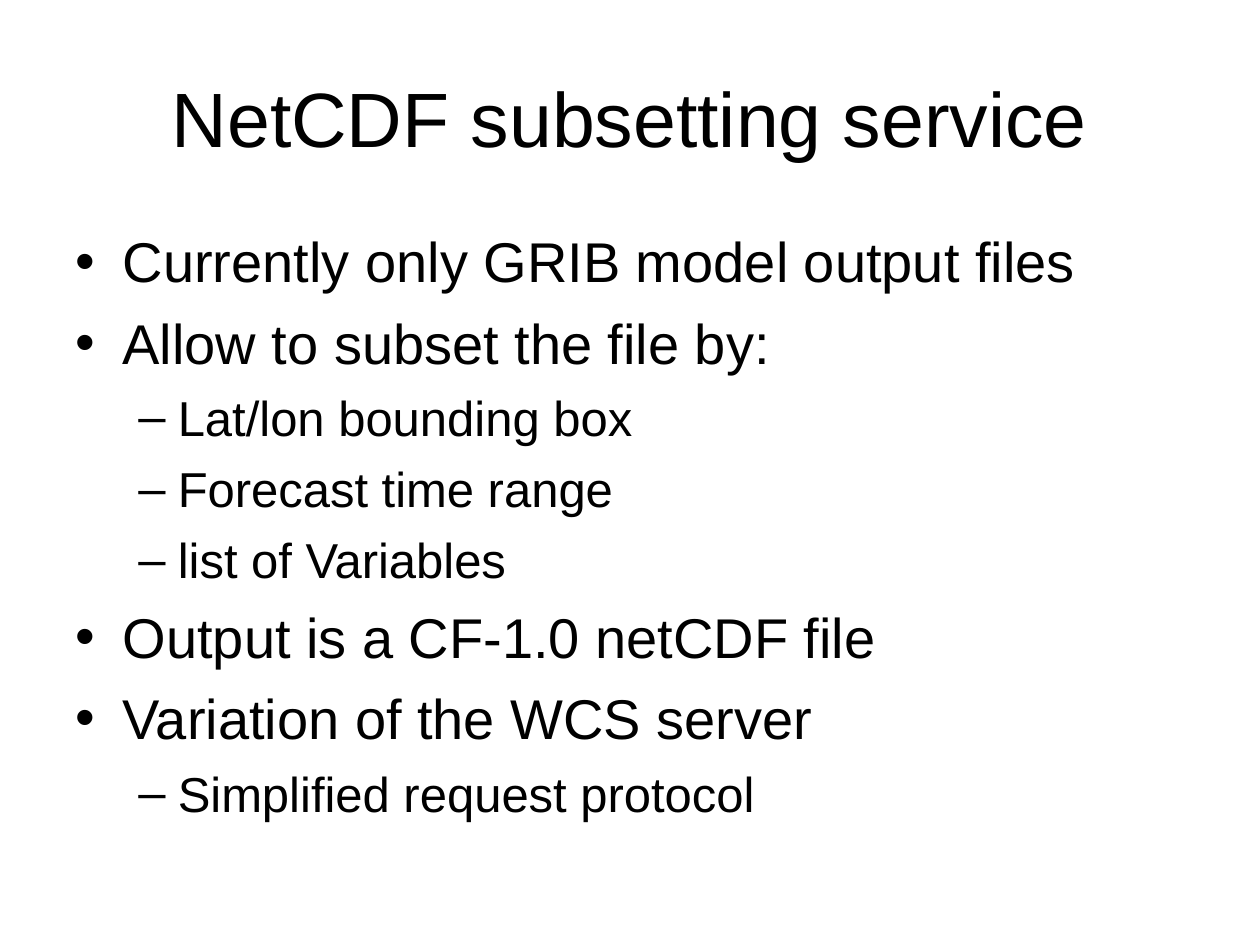
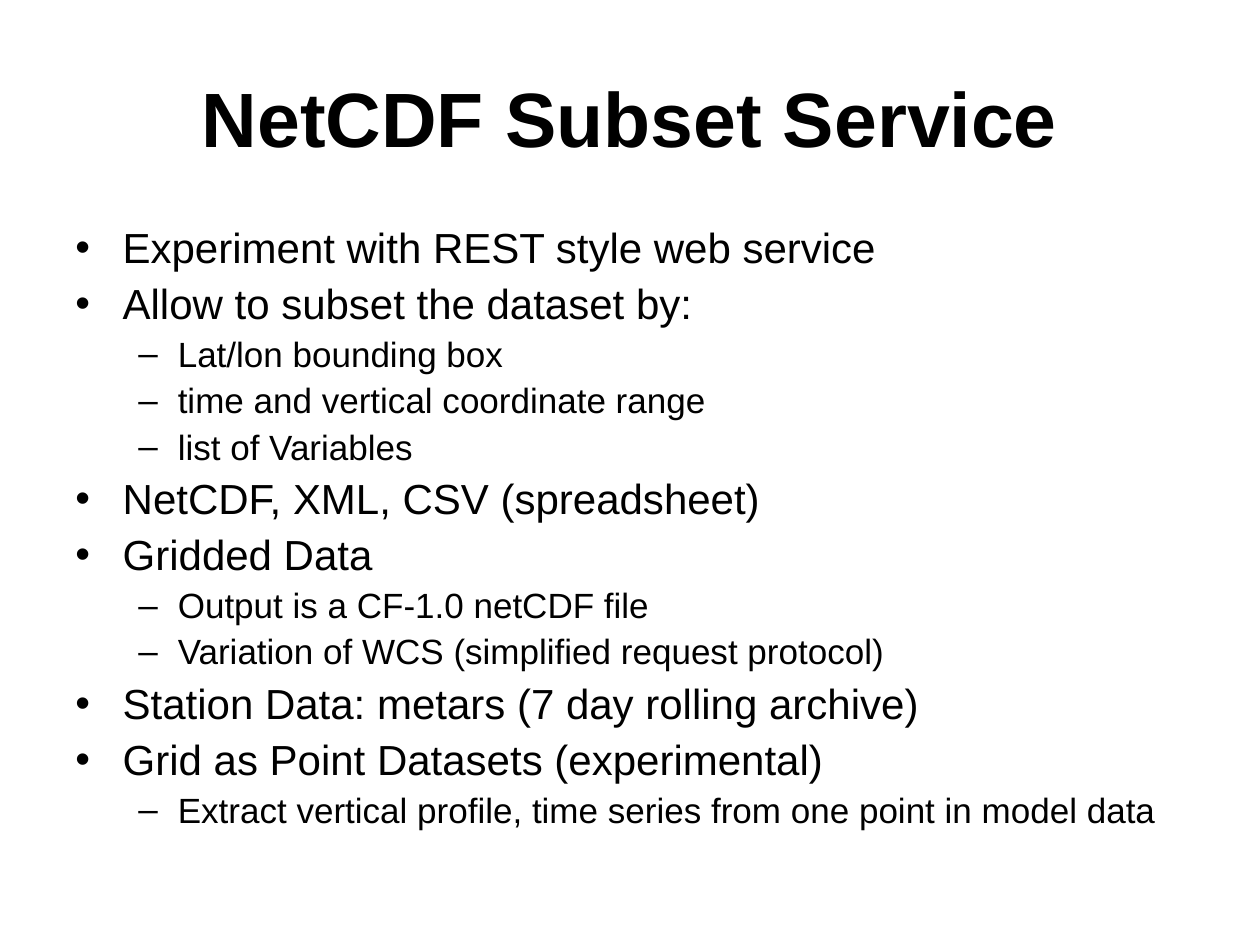
Before and after one commit to ooici-eoi/THREDDS, a slide deck: slide 10 of docs/web/thredds/tech/tutorial/TDSOverview.ppt. Drawn at 1260x945 pixels with LibreOffice and Linux fonts; fonts in the diff are those of the drawing; background and template pictures are left out. Boxes give left, top, right and bottom in pixels: in the first picture for what was removed or moved away, otherwise in the second. Text is boxed around its words. In the diff, an @@ line names an element or a change of style, - is before the commit and + after.

```diff
--- a/docs/web/thredds/tech/tutorial/TDSOverview.ppt
+++ b/docs/web/thredds/tech/tutorial/TDSOverview.ppt
@@ title at (202,91,1057,148): text changed; bold on @@
-NetCDF subsetting service
+NetCDF Subset Service
@@ text at (123,232,876,327): text changed; size 32 to 24 pt @@
-• Currently only GRIB model output files
-• Allow to subset the file by:
+• Experiment with REST style web service
+• Allow to subset the dataset by:
@@ text at (178,341,649,625): size 28 to 20 pt in "Lat/lon bounding box", "list of Variables"; size 32 to 20 pt in "Output is a CF-1.0 netCDF file"; line spacing 1 to 0.9; less space between paragraphs; bullet • to –; list level 1 to 2 in "Output is a CF-1.0 netCDF ..." @@
@@ text at (178,387,706,420): text changed; size 28 to 20 pt @@
-  – Forecast time range
+  – time and vertical coordinate range
@@ text at (123,483,760,571): paragraphs added @@
+• NetCDF, XML, CSV (spreadsheet)
+• Gridded Data
@@ text at (123,638,1155,830): text changed; size 28 to 20 pt @@
-• Variation of the WCS server
-  – Simplified request protocol
+  – Variation of WCS (simplified request protocol)
+• Station Data: metars (7 day rolling archive)
+• Grid as Point Datasets (experimental)
+  – Extract vertical profile, time series from one point in model data
```
Also in this commit, not shown: 9 other slides changed, 4 slides added, 1 slide removed, 16 other files.
